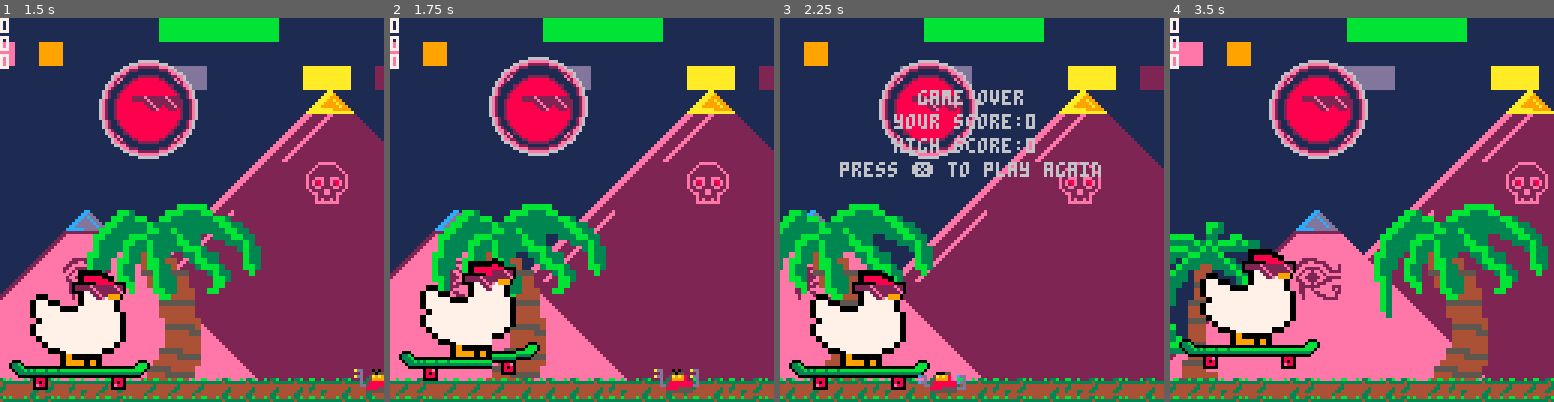
Above: before the commit, frames 1-4 (left to right).
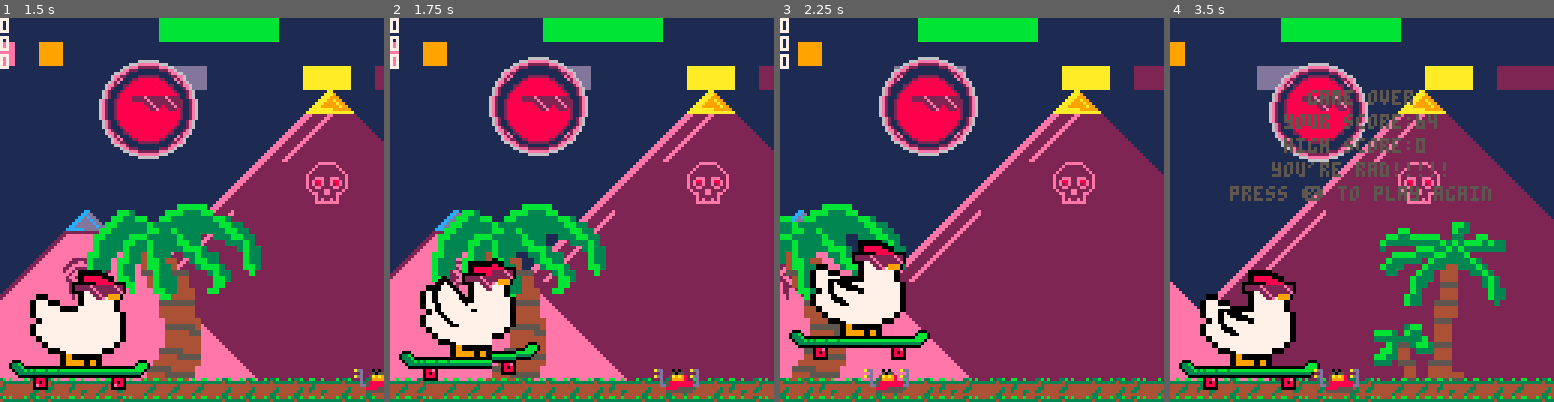
Above: after the commit, the same moments.

Repository: StevenCollins/rad-chicken
Game: PICO-8 cartridge rc.p8
Same seed, same stepped clock (60 frames per second), same inputs: the game is played once before the commit and once after it.
Inputs:
- Up to frame 1 (1.5 s): tap X (X key) at 0.33, 1.07 s; tap O (Z key) at 0.7 s
- Up to frame 2 (1.75 s): hold Right from 1.6 s (still down); tap O (Z key) at 1.7 s
- Up to frame 3 (2.25 s): tap X (X key) at 1.85 s; release Right at 2.1 s; tap O (Z key) at 2.1 s; hold Up from 2.15 s (still down)
- Up to frame 4 (3.5 s): release Up at 2.42 s; hold Right 2.47-3.03 s; tap O (Z key) at 2.5, 2.9, 3.3 s; tap X (X key) at 2.97 s; hold Left from 3.08 s (still down)

Frame 1 is identical in both runs. In frame 2, 0.5% of the frame differs, in the area x 10-23%, y 67-81%; in frame 3, 23%; in frame 4, 54%, in the area x 0-100%, y 0-100%.

Commit message:
Added float trick.
...not much else to say.

Diff:
--- a/rc.p8
+++ b/rc.p8
@@ -128,6 +128,7 @@
 gravity=0.2
 jump_power=0.5
 jump_length=10 -- number of frames the jump button works for.
+float_length=15 -- number of float frames.
 tt_length=30 -- number of frames trick text appears for.
 tt_pre={"rad","awe","tube","cowab"}
 tt_suf={"ical","some","ular","unga"}
@@ -184,6 +185,7 @@
 	c.tt_cntr=0 -- counter for trick text.
 	c.ab_cntr=0 -- length of time airborne.
 	c.o_jumped=0 -- track the obstacle jumped.
+	c.float_cntr=0 -- track time floating.
 end
 
 function move_chicken()
@@ -201,6 +203,14 @@
 		end
 		c.spriteset=c_2_sprites[c_2_sprites_list[(step_x(#c_2_sprites_list))+1]]
 		c.dy+=gravity*2
+		c.trickd=true
+	elseif ((btn(⬅️) or btn(➡️)) and c.float_cntr<float_length) then -- float.
+		if (c.trickd==false) then
+			sfx(2) -- only play for new trick.
+		end
+		c.spriteset=c_1_sprites[c_1_sprites_list[(step_x(#c_1_sprites_list))+1]]
+		c.dy=0 -- stop vertical movement.
+		c.float_cntr+=1
 		c.trickd=true
 	else -- no tricks.
 		c.spriteset=c_sprites
@@ -265,6 +275,7 @@
 		c.dy=0 -- stop trying to fall through it.
 		c.ab_cntr=0 -- not airborne.
 		c.o_jumped=0 -- not jumping an obstacle.
+		c.float_cntr=0 -- reset float cntr.
 	end
 end
 
